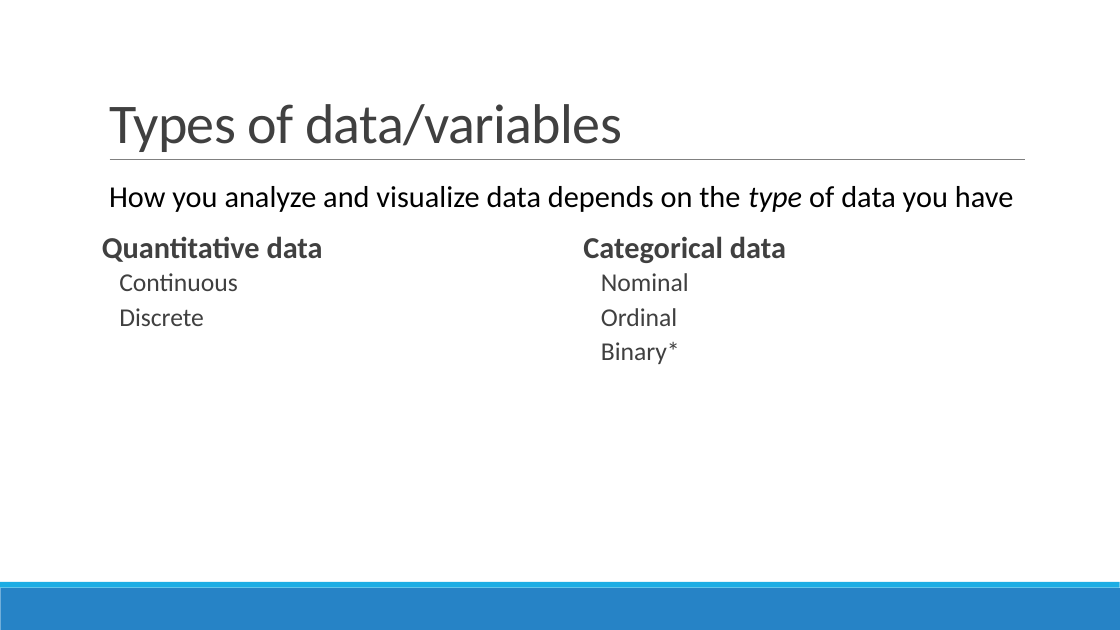
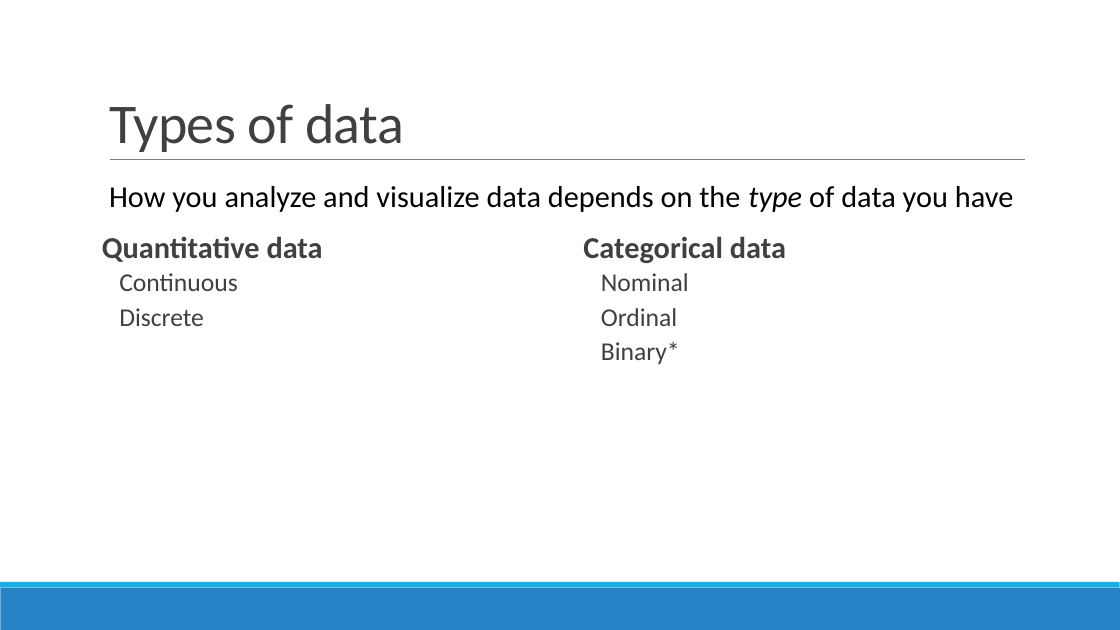
Before and after one commit to sjspielman/bio5312_fall2017, a slide deck: slide 7 of slides/intro.pptx. Drawn at 1120x630 pixels with LibreOffice and Linux fonts; fonts in the diff are those of the drawing. Boxes give left, top, right and bottom in pixels: in the first picture for what was removed or moved away, otherwise in the second. Text is boxed around its words. In the diff, an @@ line names an element or a change of style, - is before the commit and + after.

```diff
--- a/slides/intro.pptx
+++ b/slides/intro.pptx
@@ title at box(109, 104, 404, 152): text changed @@
-Types of data/variables
+Types of data
```
Also in this commit, not shown: 3 other slides changed, 3 slides added.
